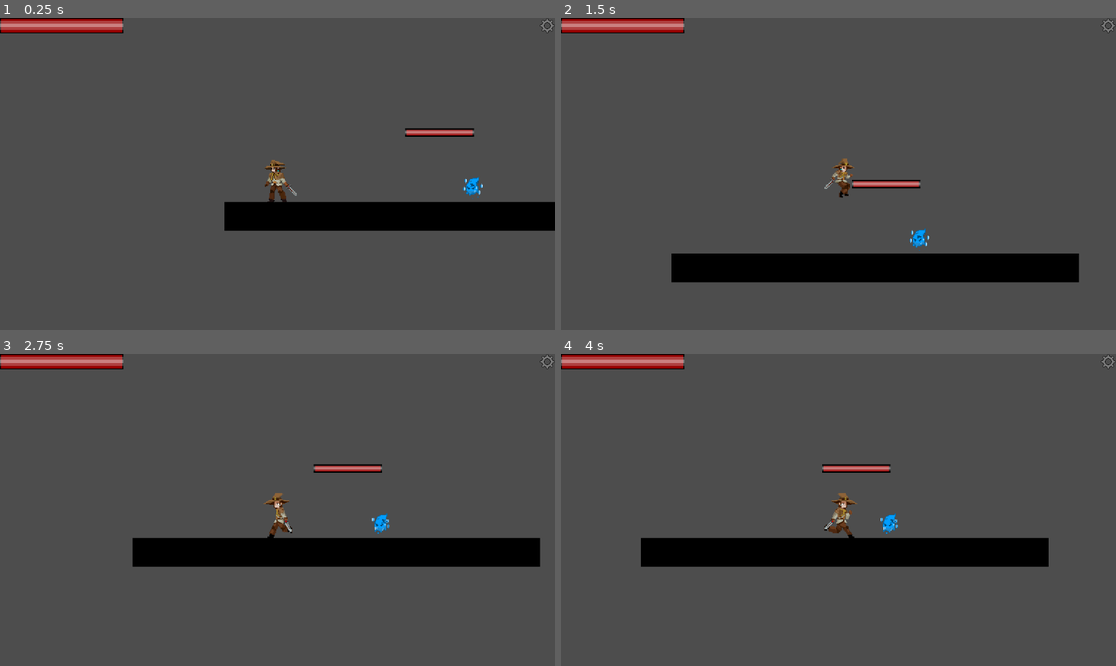
Above: before the commit, frames 1-4 (two rows, left to right).
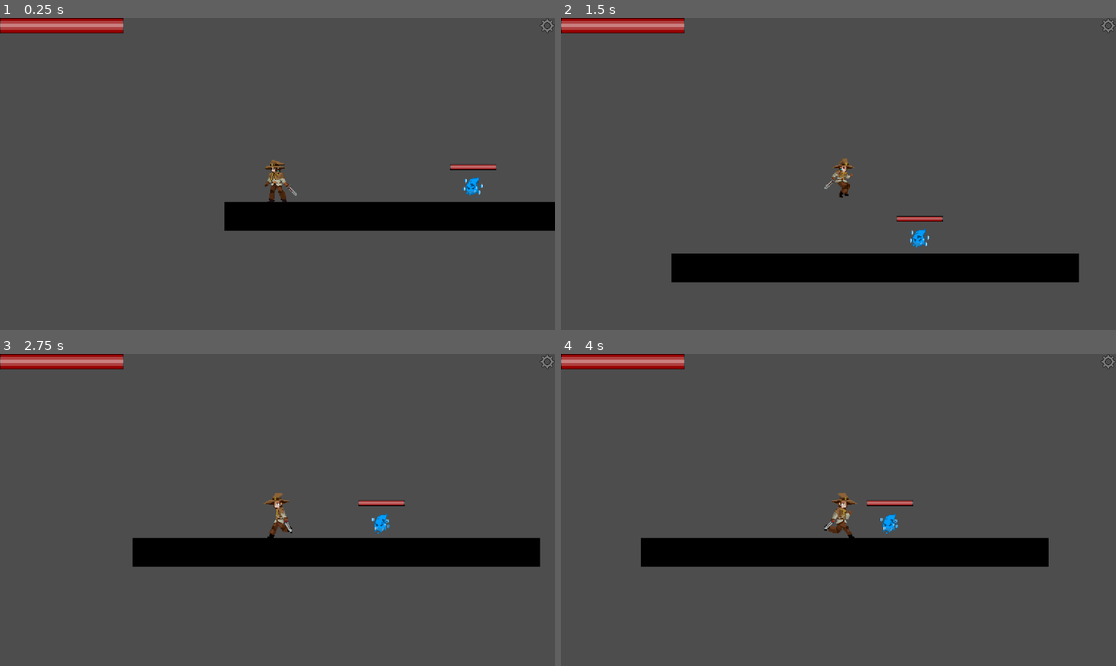
Above: after the commit, the same moments.

Repository: Xanmal877/The-Runic-Isles-MVM-28
Game: Godot game, scene res://world.tscn
The game is run twice, just before and just after one commit, with the same random seed, the same clock (stepped at 60 frames per second) and the same inputs.
Inputs (mouse positions are in pixels of both pictures, inside the frame that each line leads up to):
- Up to frame 1 (0.25 s): no input
- Up to frame 2 (1.5 s): move the mouse to (960, 158) at 0.52 s; hold D (walk_right) from 0.53 s (still down); tap S (look_down) at 0.6 s; click (960, 158) at 0.67 s; tap Space (jump) at 0.77 s; move the mouse to (727, 189) at 1.27 s; tap W (look_up) at 1.35 s
- Up to frame 3 (2.75 s): tap Space (jump) at 1.52 s; move the mouse to (333, 441) at 2.02 s; release D (walk_right) at 2.03 s; hold A (walk_left) from 2.03 s (still down); click (333, 441) at 2.1 s
- Up to frame 4 (4 s): move the mouse to (810, 572) at 2.77 s; release A (walk_left) at 2.78 s; hold D (walk_right) from 2.78 s (still down); tap Shift (run) at 2.85 s; click (810, 572) at 2.92 s; tap Space (jump) at 3.02, 3.77 s; move the mouse to (1005, 556) at 3.52 s; tap S (look_down) at 3.6 s

The runs differ from the first frame. In frame 1, 0.6% of the frame differs, in the area x 0-90%, y 0-49%; in frame 2, 0.6%; in frame 3, 0.6%; in frame 4, 0.6%.

Commit message:
Updated HealthBar
- rewrote sections of code
- fixed all warnings
- added separate Background Node (Panel)
- added separate Frame Node (Panel)
- renamed Nodes inside health_bar.tscn

Diff:
--- a/scenes/characters/water_sprite.tscn
+++ b/scenes/characters/water_sprite.tscn
@@ -3,7 +3,7 @@
 [ext_resource type="PackedScene" uid="uid://f3lqapsm5ln5" path="res://scenes/characters/base_enemy.tscn" id="1_pqbqm"]
 [ext_resource type="Script" path="res://scripts/characters/water_sprite.gd" id="2_p7qwe"]
 [ext_resource type="Texture2D" uid="uid://bhpx52x88q6yl" path="res://assets/characters/WaterEnemy_SpriteSheet.png" id="3_rjacp"]
-[ext_resource type="PackedScene" uid="uid://c6u1gqy1agpn0" path="res://health_bar/scenes/health_bar.tscn" id="4_j3n7w"]
+[ext_resource type="PackedScene" uid="uid://c6u1gqy1agpn0" path="res://ui/health_bar/scenes/health_bar.tscn" id="4_j3n7w"]
 
 [sub_resource type="RectangleShape2D" id="RectangleShape2D_niyhy"]
 size = Vector2(20, 14)
@@ -105,14 +105,9 @@
 [node name="CollisionShape2D" type="CollisionShape2D" parent="Areas/Detection Box" index="0"]
 shape = SubResource("CircleShape2D_qj5fd")
 
-[node name="CanvasLayer" type="CanvasLayer" parent="." index="6"]
-
-[node name="HealthBarContainer" parent="." index="7" node_paths=PackedStringArray("agent") instance=ExtResource("4_j3n7w")]
-offset_left = -47.5
-offset_top = -49.0
-offset_right = 47.5
-offset_bottom = -37.0
-grow_horizontal = 2
-grow_vertical = 0
+[node name="HealthBar" parent="." index="6" node_paths=PackedStringArray("agent") instance=ExtResource("4_j3n7w")]
+offset_left = -32.0
+offset_top = -48.0
+offset_right = 32.0
+offset_bottom = -40.0
 agent = NodePath("..")
-metadata/_edit_use_anchors_ = true
--- a/ui/health_bar/scenes/health_bar.tscn
+++ b/ui/health_bar/scenes/health_bar.tscn
@@ -1,50 +1,55 @@
-[gd_scene load_steps=7 format=3 uid="uid://c6u1gqy1agpn0"]
+[gd_scene load_steps=9 format=3 uid="uid://c6u1gqy1agpn0"]
 
 [ext_resource type="Script" path="res://ui/health_bar/scripts/health_bar.gd" id="1_blcgs"]
 
-[sub_resource type="StyleBoxEmpty" id="StyleBoxEmpty_q4sna"]
+[sub_resource type="StyleBoxEmpty" id="StyleBoxEmpty_dx08y"]
 
-[sub_resource type="StyleBoxFlat" id="StyleBoxFlat_lfdnc"]
+[sub_resource type="StyleBoxFlat" id="StyleBoxFlat_qdkqq"]
 bg_color = Color(0, 0, 0, 1)
 corner_detail = 1
 
+[sub_resource type="StyleBoxEmpty" id="StyleBoxEmpty_6qwx0"]
+
 [sub_resource type="StyleBoxFlat" id="StyleBoxFlat_rl3pq"]
-border_width_left = 2
-border_width_top = 2
-border_width_right = 2
-border_width_bottom = 2
-border_color = Color(0, 0, 0, 1)
 corner_detail = 1
 
 [sub_resource type="StyleBoxEmpty" id="StyleBoxEmpty_2ifsf"]
 
 [sub_resource type="StyleBoxFlat" id="StyleBoxFlat_bedib"]
 bg_color = Color(0.588235, 0, 0, 1)
-border_width_left = 2
-border_width_top = 2
-border_width_right = 2
-border_width_bottom = 2
 border_color = Color(0, 0, 0, 1)
 corner_detail = 1
 
-[node name="HealthBarContainer" type="PanelContainer"]
+[sub_resource type="StyleBoxFlat" id="StyleBoxFlat_pouri"]
+draw_center = false
+border_width_left = 1
+border_width_top = 1
+border_width_right = 1
+border_width_bottom = 1
+border_color = Color(0, 0, 0, 1)
+
+[node name="HealthBar" type="PanelContainer"]
 offset_right = 256.0
 offset_bottom = 32.0
 size_flags_horizontal = 4
 size_flags_vertical = 4
-theme_override_styles/panel = SubResource("StyleBoxEmpty_q4sna")
+theme_override_styles/panel = SubResource("StyleBoxEmpty_dx08y")
 script = ExtResource("1_blcgs")
 
-[node name="AlterationBar" type="ProgressBar" parent="."]
+[node name="Background" type="Panel" parent="."]
+layout_mode = 2
+theme_override_styles/panel = SubResource("StyleBoxFlat_qdkqq")
+
+[node name="Alteration" type="ProgressBar" parent="."]
 layout_mode = 2
 size_flags_vertical = 1
-theme_override_styles/background = SubResource("StyleBoxFlat_lfdnc")
+theme_override_styles/background = SubResource("StyleBoxEmpty_6qwx0")
 theme_override_styles/fill = SubResource("StyleBoxFlat_rl3pq")
 step = 0.0
 value = 100.0
 show_percentage = false
 
-[node name="HealthBar" type="ProgressBar" parent="."]
+[node name="Health" type="ProgressBar" parent="."]
 layout_mode = 2
 size_flags_vertical = 1
 theme_override_styles/background = SubResource("StyleBoxEmpty_2ifsf")
@@ -52,6 +57,10 @@
 step = 0.0
 value = 100.0
 show_percentage = false
+
+[node name="Frame" type="Panel" parent="."]
+layout_mode = 2
+theme_override_styles/panel = SubResource("StyleBoxFlat_pouri")
 
 [node name="Shading" type="VBoxContainer" parent="."]
 layout_mode = 2
--- a/ui/health_bar/scenes/health_bar_test.tscn
+++ b/ui/health_bar/scenes/health_bar_test.tscn
@@ -18,16 +18,22 @@
 grow_horizontal = 2
 grow_vertical = 2
 
-[node name="HealthBarDebug" parent="CenterContainer" instance=ExtResource("1_2q5cx")]
-layout_mode = 2
+[node name="HealthBarDebug" parent="." instance=ExtResource("1_2q5cx")]
+anchors_preset = 8
+anchor_left = 0.5
+anchor_top = 0.5
+anchor_right = 0.5
+anchor_bottom = 0.5
+offset_right = 0.0
+offset_bottom = 0.0
 
-[node name="HealthBarContainer" parent="CenterContainer/HealthBarDebug" instance=ExtResource("2_lxstt")]
+[node name="HealthBarContainer" parent="HealthBarDebug" instance=ExtResource("2_lxstt")]
 layout_mode = 1
 anchors_preset = 5
 anchor_left = 0.5
 anchor_right = 0.5
-offset_left = -117.0
-offset_top = -88.0
-offset_right = 395.0
-offset_bottom = -56.0
+offset_left = -254.0
+offset_top = -81.0
+offset_right = 258.0
+offset_bottom = -49.0
 grow_horizontal = 2
--- a/ui/health_bar/scripts/health_bar.gd
+++ b/ui/health_bar/scripts/health_bar.gd
@@ -1,6 +1,6 @@
 extends PanelContainer
 
-
+#region export
 @export_group("Health Bar")
 ## The instance this [color=light_green]Health Bar[/color]
 ## is related to.[br]
@@ -18,27 +18,25 @@
 @export_subgroup("Animation")
 ## The time (in seconds) the [color=light_green]Health Bar[/color]
 ## will take to animate changes in [color=hot_pink]health[/color].
-@export_range(0, 1, 0.05) var animation_duration: float = 0.4
+@export_range(0, 1, 0.1) var animation_duration: float = 0.4
 ## The shake duration (in seconds) after damage was received.
-@export_range(0, 1, 0.05) var shake_duration: float = 0.25
+@export_range(0, 1, 0.1) var shake_duration: float = 0.2
 ## The strength of the shake.
-@export_range(0, 10, 0.05) var shake_strength: float = 4
+@export_range(0, 10, 0.1) var shake_strength: float = 4
 
+#endregion
+
+#region variables
 
 var agent_health_copy: int : set = _on_agent_health_changed
 var agent_health_ratio: float
-var health_bar_tween: Tween = create_tween()
-var alteration_bar_tween: Tween = create_tween()
 
+#endregion
 
-
-
-
-
-
+#region gameloop
 
 func _ready():
-	if agent is not Node:
+	if agent == null:
 		agent = get_parent()
 	update_properties()
 
@@ -47,17 +45,17 @@
 	update_properties()
 	handle_shake()
 	handle_flash()
+	debug_values(false)
 
 func _on_agent_health_changed(new_health):
 	if agent_is("damaged"):
-		health_bar("tween", "", animation_duration)
+		health_bar("tween", "value", animation_duration)
 		$AlterationTweenTimer.start(animation_duration)
 		alteration_bar("set", "color", damage_color)
 		$ShakeTimer.start(shake_duration)
 
 	elif agent_is("healed"):
-		#tween_alteration_bar(animation_duration)
-		alteration_bar("tween", "", animation_duration)
+		alteration_bar("tween", "value", animation_duration)
 		$HealthTweenTimer.start(animation_duration)
 		alteration_bar("set", "color", heal_color)
 
@@ -65,52 +63,54 @@
 
 
 func _on_alteration_tween_timer_timeout():
-	alteration_bar("tween", "", animation_duration)
+	alteration_bar("tween", "value", animation_duration)
 
 
 func _on_health_tween_timer_timeout():
-	health_bar("tween", "", animation_duration)
+	health_bar("tween", "value", animation_duration)
 
+#endregion
 
-
-
-
-
-
+#region functions
 
 func update_properties() -> void:
 	agent_health_copy = agent.health
 	agent_health_ratio = agent.health / agent.max_health
-	$HealthBar.max_value = agent.max_health
-	$AlterationBar.max_value = agent.max_health
+	$Health.max_value = agent.max_health
+	$Alteration.max_value = agent.max_health
 
 
 func handle_shake() -> void:
 	if not $ShakeTimer.is_stopped():
-		shake()
+		shake_effect(true)
 	else:
-		reposition_after_shake()
+		shake_effect(false)
 
 
-func shake() -> void:
-		var random_x: float = randf_range(position.x - shake_strength, position.x + shake_strength)
-		var random_y: float = randf_range(position.y - shake_strength, position.y + shake_strength)
-		var random_position := Vector2(random_x, random_y).round()
-		$HealthBar.position = random_position
-		$AlterationBar.position = random_position
+func shake_effect(shake: bool) -> void:
+	if shake:
+		var random_x: float = randf_range(-shake_strength, shake_strength)
+		var random_y: float = randf_range(-shake_strength, shake_strength)
+		var random_position: Vector2 = Vector2(random_x, random_y).round()
+		$Background.position = random_position
+		$Alteration.position = random_position
+		$Health.position = random_position
+		$Frame.position = random_position
 		$Shading.position = random_position
 
-
-func reposition_after_shake() -> void:
-	$HealthBar.position = position
-	$AlterationBar.position = position
-	$Shading.position = position
+	else:
+		$Background.position = Vector2.ZERO
+		$Alteration.position = Vector2.ZERO
+		$Health.position = Vector2.ZERO
+		$Shading.position = Vector2.ZERO
+		$Frame.position = Vector2.ZERO
 
 
 func handle_flash() -> void:
 	if agent_is("low health") and health_bar("get", "alpha") > 0.0:
 		health_bar("subtract", "alpha", 0.1)
 		alteration_bar("subtract", "alpha", 0.1)
+
 	else:
 		health_bar("set", "alpha", 1.0)
 		alteration_bar("set", "alpha", 1.0)
@@ -119,79 +119,75 @@
 func agent_is(question: String = ""):
 	if question == "damaged":
 		return agent.health < agent_health_copy
+
 	elif question == "healed":
 		return agent.health > agent_health_copy
+
 	elif question == "low health":
 		return agent_health_ratio < 0.25
+
 	else:
 		return false
 
 
-func tween_health_bar(duration: float) -> void:
-	health_bar_tween.kill()
-	health_bar_tween = create_tween()
-	health_bar_tween.tween_property($HealthBar, "value", agent.health, duration)
-
-
-func tween_alteration_bar(duration: float) -> void:
-	alteration_bar_tween.kill()
-	alteration_bar_tween = create_tween()
-	alteration_bar_tween.tween_property($AlterationBar, "value", agent.health, duration)
-
-
 func alteration_bar(method: String = "", property: String = "", value: Variant = null):
 	if method == "set" and property == "color":
-		$AlterationBar.get("theme_override_styles/fill").bg_color = value
+		$Alteration.get("theme_override_styles/fill").bg_color = value
 
 	elif method == "set" and property == "alpha":
-		$AlterationBar.get("theme_override_styles/fill").bg_color.a = value
+		$Alteration.get("theme_override_styles/fill").bg_color.a = value
 
-	if method == "get" and property == "color":
-		return $AlterationBar.get("theme_override_styles/fill").bg_color
+	elif method == "get" and property == "color":
+		return $Alteration.get("theme_override_styles/fill").bg_color
 
 	elif method == "get" and property == "alpha":
-		return $AlterationBar.get("theme_override_styles/fill").bg_color.a
+		return $Alteration.get("theme_override_styles/fill").bg_color.a
 
-	if method == "add" and property == "alpha":
-		$AlterationBar.get("theme_override_styles/fill").bg_color.a += value
+	elif method == "add" and property == "alpha":
+		$Alteration.get("theme_override_styles/fill").bg_color.a += value
 
-	if method == "subtract" and property == "alpha":
-		$AlterationBar.get("theme_override_styles/fill").bg_color.a -= value
+	elif method == "subtract" and property == "alpha":
+		$Alteration.get("theme_override_styles/fill").bg_color.a -= value
 
-	if method == "tween":
-		alteration_bar_tween.kill()
-		alteration_bar_tween = create_tween()
-		alteration_bar_tween.tween_property($AlterationBar, "value", agent.health, value)
+	elif method == "tween":
+		create_tween().tween_property($Alteration, property, agent.health, value)
+
+	else:
+		push_error("wrong count or wrong type of argument supplied")
 
 
 func health_bar(method: String = "", property: String = "", value: Variant = null):
 	if method == "set" and property == "color":
-		$HealthBar.get("theme_override_styles/fill").bg_color = value
+		$Health.get("theme_override_styles/fill").bg_color = value
 
 	elif method == "set" and property == "alpha":
-		$HealthBar.get("theme_override_styles/fill").bg_color.a = value
+		$Health.get("theme_override_styles/fill").bg_color.a = value
 
-	if method == "get" and property == "color":
-		return $HealthBar.get("theme_override_styles/fill").bg_color
+	elif method == "get" and property == "color":
+		return $Health.get("theme_override_styles/fill").bg_color
 
 	elif method == "get" and property == "alpha":
-		return $HealthBar.get("theme_override_styles/fill").bg_color.a
+		return $Health.get("theme_override_styles/fill").bg_color.a
 
-	if method == "add" and property == "alpha":
-		$HealthBar.get("theme_override_styles/fill").bg_color.a += value
+	elif method == "add" and property == "alpha":
+		$Health.get("theme_override_styles/fill").bg_color.a += value
 
-	if method == "subtract" and property == "alpha":
-		$HealthBar.get("theme_override_styles/fill").bg_color.a -= value
+	elif method == "subtract" and property == "alpha":
+		$Health.get("theme_override_styles/fill").bg_color.a -= value
 
-	if method == "tween":
-		alteration_bar_tween.kill()
-		alteration_bar_tween = create_tween()
-		alteration_bar_tween.tween_property($HealthBar, "value", agent.health, value)
+	elif method == "tween":
+		create_tween().tween_property($Health, property, agent.health, value)
+
+	else:
+		push_error("wrong count or wrong type of argument supplied")
 
 
-func debug_values() -> void:
-	print(
-		"PH[" + str(agent.health) + "]"
-		+ " HB[" + str($HealthBar.value) + "]"
-		+ " AB[" + str($AlterationBar.value) +"]"
-	)
+func debug_values(debug: bool) -> void:
+	if debug:
+		print(
+			"agent_health: " + str(agent.health) + "    "
+			+ "bar_health: " + str($Health.value) + "    "
+			+ "bar_alteration: " + str($Alteration.value)
+		)
+
+#endregion
--- a/world.tscn
+++ b/world.tscn
@@ -38,7 +38,7 @@
 
 [node name="UILayer" type="CanvasLayer" parent="."]
 
-[node name="HealthBarContainer" parent="UILayer" node_paths=PackedStringArray("agent") instance=ExtResource("10_cxcni")]
+[node name="HealthBar" parent="UILayer" node_paths=PackedStringArray("agent") instance=ExtResource("10_cxcni")]
 agent = NodePath("../../Player")
 
 [node name="MouseCursor" type="Node" parent="UILayer"]
Not shown: 1 places in world.tscn that only renumber resources
